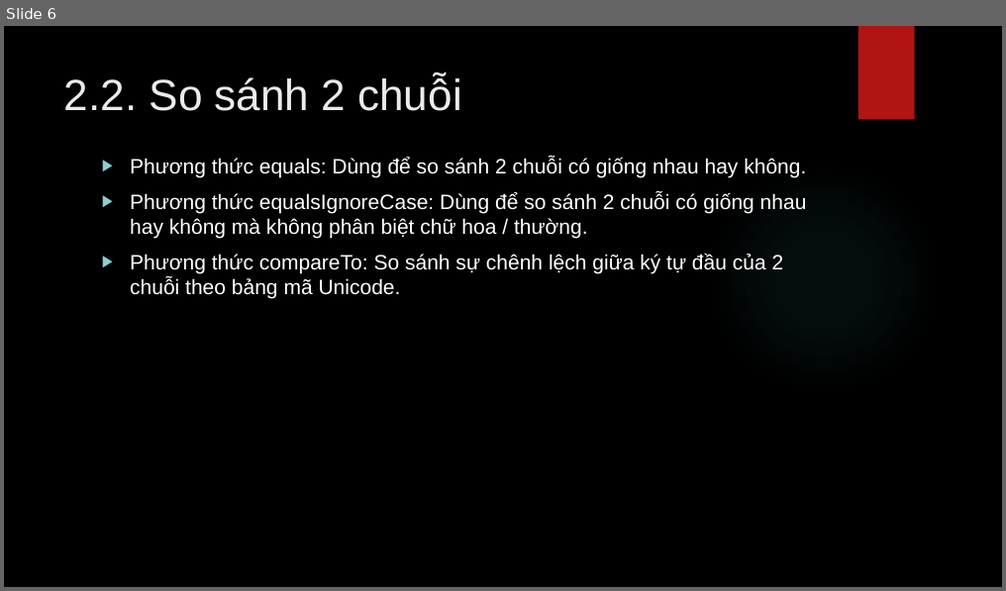
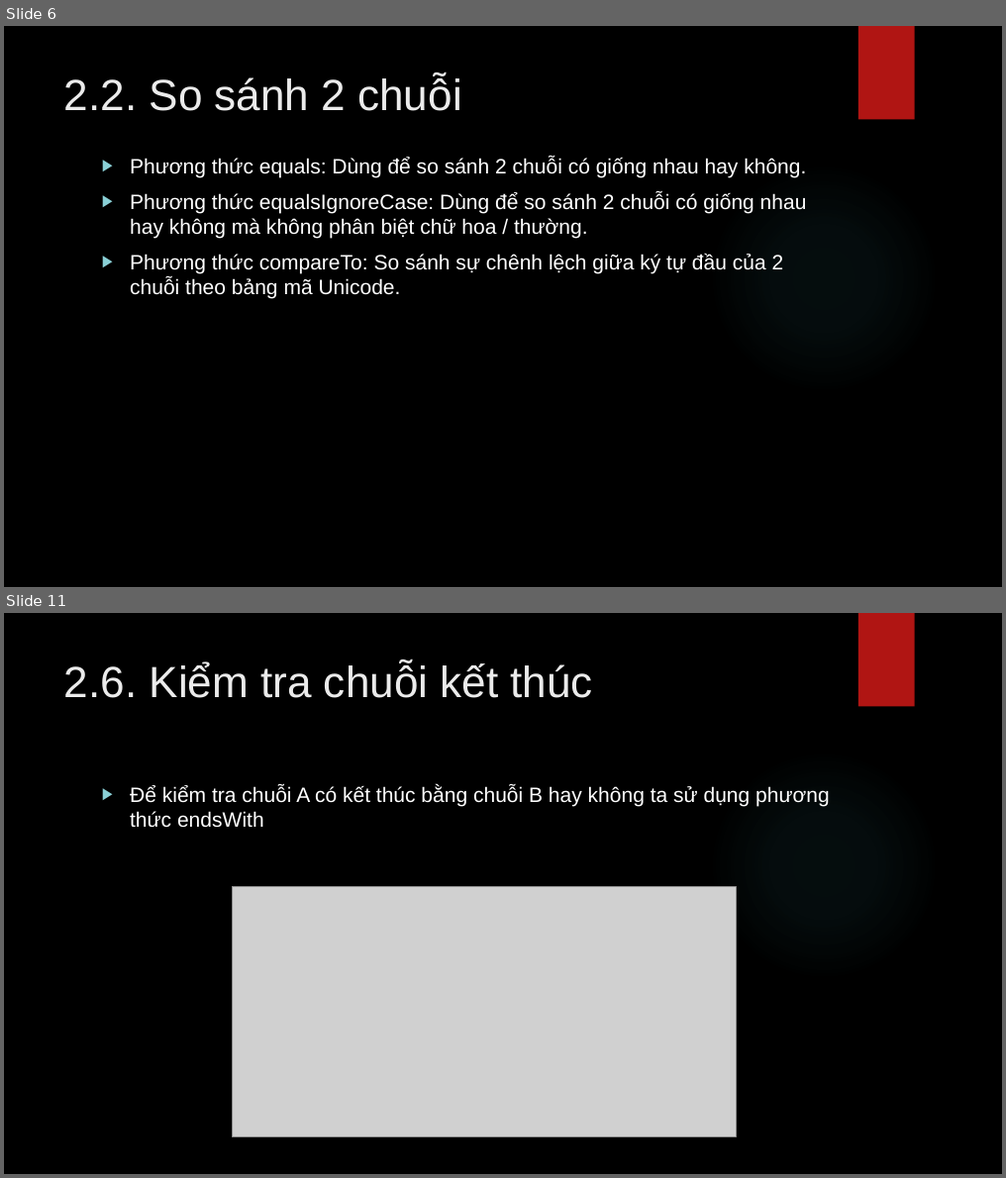
Before and after one commit to lequochai26/GDUTraining_Basic_Java_Web_Development, a slide deck: Slides/Day_2_2.pptx. Shown one above the other, each under a label of ours: slide 6 before the commit, slides 6 and 11 after it; the slides between them are not shown. The pictures are 1006x591 and 1006x1178 pixels, drawn with LibreOffice and Linux fonts; fonts in the diff are those of the drawing; grey boxes stand for pictures; background and template pictures are left out. Boxes give left, top, right and bottom in pixels: in the first picture for what was removed or moved away, otherwise in the second. Text is boxed around its words. In the diff, an @@ line names an element or a change of style, - is before the commit and + after.

```diff
--- a/Slides/Day_2_2.pptx
+++ b/Slides/Day_2_2.pptx
@@ slide 11 added at bbox=[4, 613, 1002, 1174], background picture (left out); not listed: 2 template elements that a slide beside it also shows @@
@@ title added at bbox=[64, 662, 593, 698], 42 pt, text #EBEBEB @@
+2.6. Kiểm tra chuỗi kết thúc
@@ text added at bbox=[130, 785, 830, 828], 20 pt, text #FFFFFF @@
+▶ Để kiểm tra chuỗi A có kết thúc bằng chuỗi B hay không ta sử dụng phương thức endsWith
@@ picture added at bbox=[233, 886, 737, 1137] @@
```
Also in this commit, not shown: 43 other slides added.
